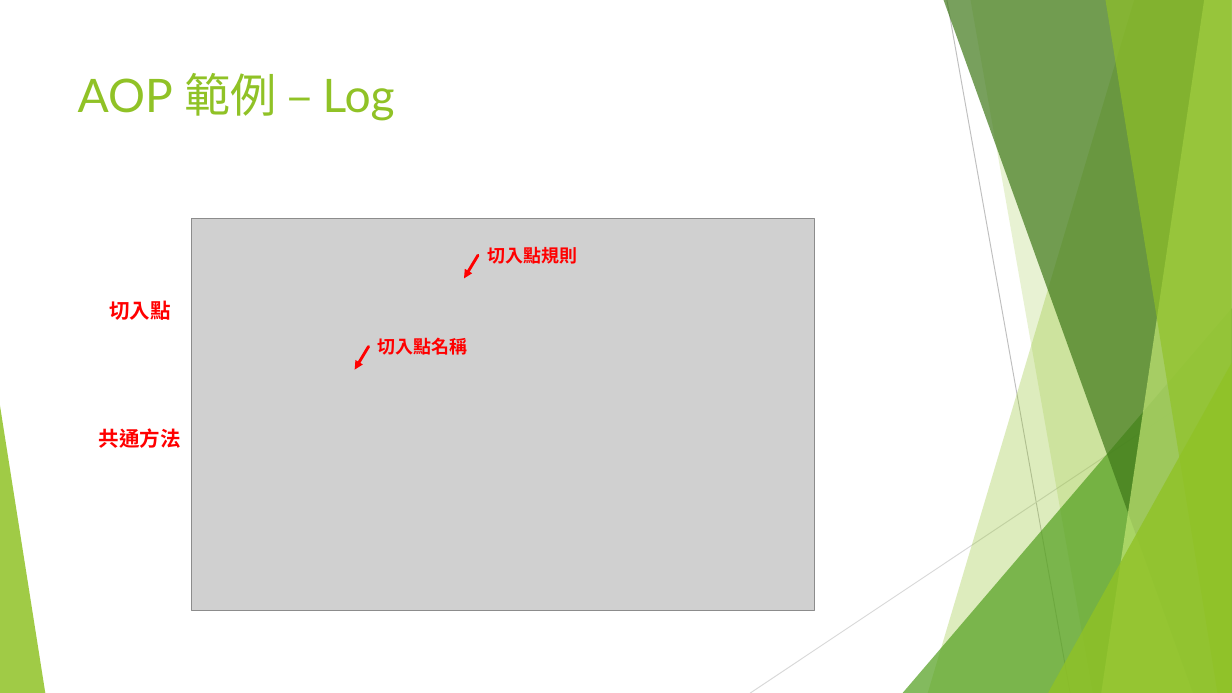
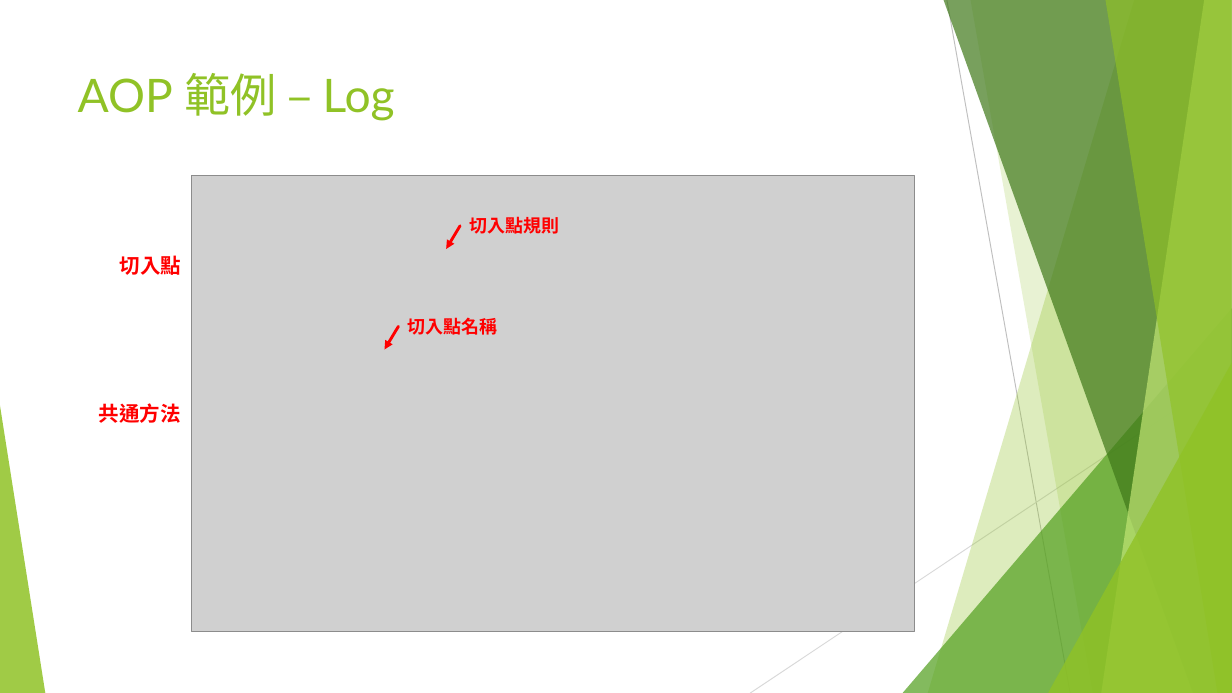
Before and after one commit to Danece/SpringBootSecurity, a slide deck: slide 17 of Spring Boot Security.pptx. Drawn at 1232x693 pixels with LibreOffice and Linux fonts; fonts in the diff are those of the drawing; grey boxes stand for pictures. Boxes give left, top, right and bottom in pixels: in the first picture for what was removed or moved away, otherwise in the second. Text is boxed around its words. In the diff, an @@ line names an element or a change of style, - is before the commit and + after.

```diff
--- a/Spring Boot Security.pptx
+++ b/Spring Boot Security.pptx
@@ picture: place and size @@
-picture at (191, 218, 814, 610)
+picture at (191, 176, 915, 631)
@@ arrow moved from (478, 255) - (464, 278) to (460, 226) - (446, 249) @@
@@ text "切入點規則": place and size @@
-text "切入點規則" at (487, 246, 577, 264)
+text "切入點規則" at (469, 216, 559, 234)
@@ text "切入點": place and size @@
-text "切入點" at (109, 300, 170, 320)
+text "切入點" at (120, 255, 181, 275)
@@ arrow moved from (369, 347) - (355, 370) to (398, 326) - (384, 349) @@
@@ text "切入點名稱": place and size @@
-text "切入點名稱" at (378, 337, 468, 355)
+text "切入點名稱" at (408, 317, 498, 335)
@@ text "共通方法": place and size @@
-text "共通方法" at (99, 428, 181, 448)
+text "共通方法" at (99, 403, 181, 423)
```
Also in this commit, not shown: 14 other slides changed, 5 other files.
